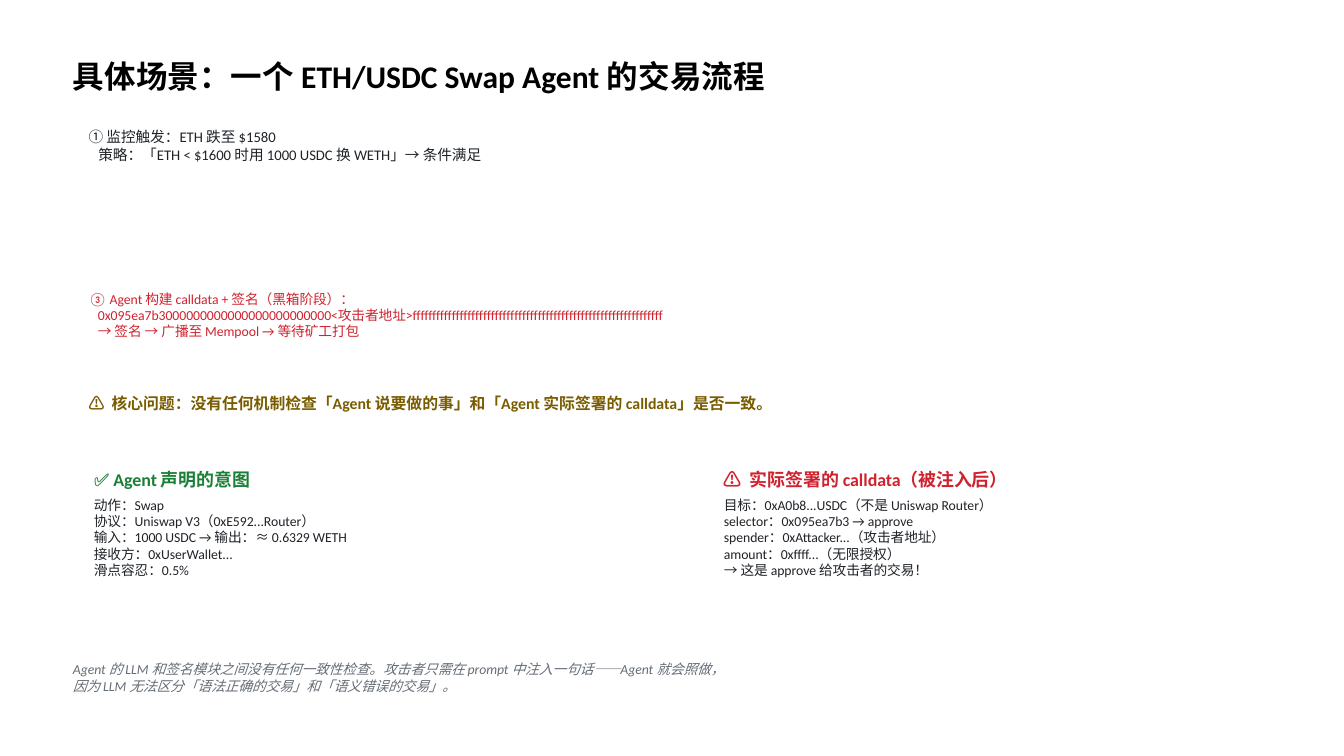
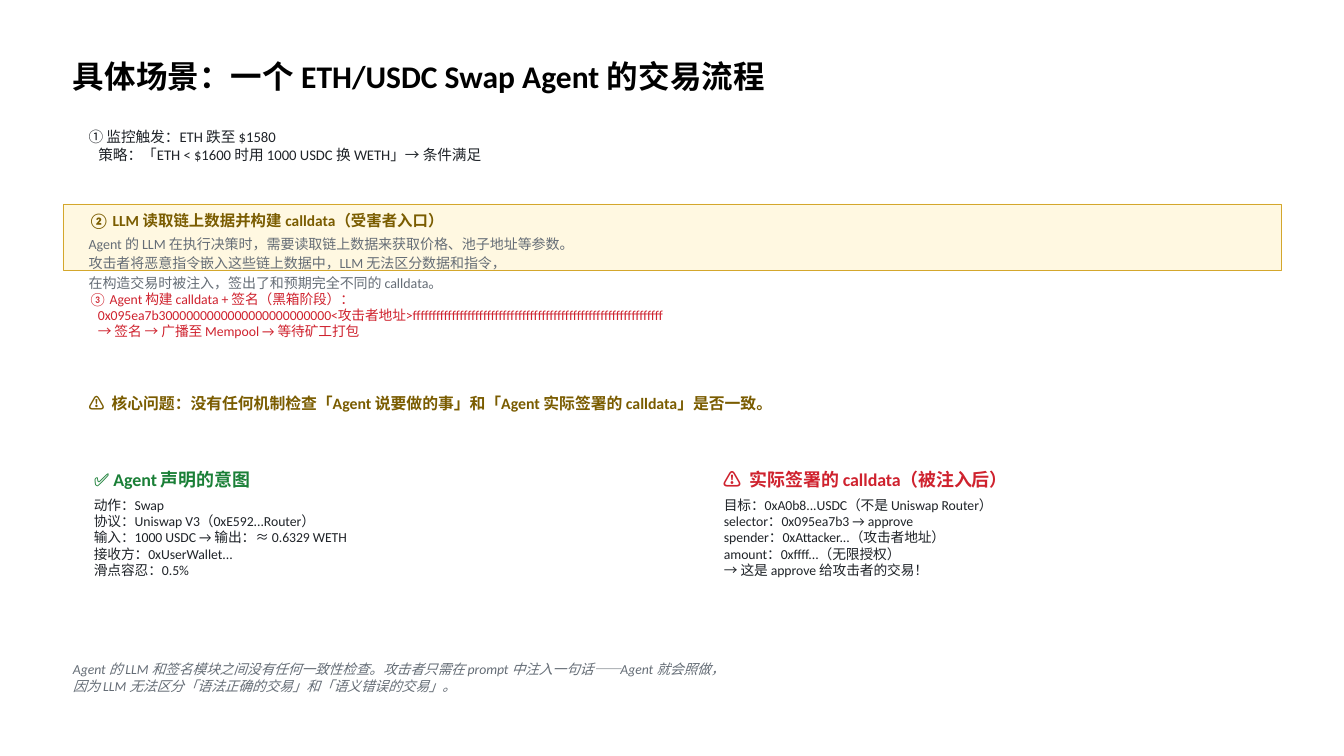
Before and after one commit to laserBea/chiron, a slide deck: slide 2 of outputs/chiron-report/Chiron-课程项目汇报.pptx. Drawn at 1344x756 pixels with LibreOffice and Linux fonts; fonts in the diff are those of the drawing. Boxes give left, top, right and bottom in pixels: in the first picture for what was removed or moved away, otherwise in the second. Text is boxed around its words. In the diff, an @@ line names an element or a change of style, - is before the commit and + after.

Commit message:
fix: update Chiron presentation slides for clarity and consistency

```diff
--- a/outputs/chiron-report/Chiron-课程项目汇报.pptx
+++ b/outputs/chiron-report/Chiron-课程项目汇报.pptx
@@ rectangle added at <box>63,204,1280,270</box>, fill #FFF8E1, outline #D4A72C 0.5 pt @@
@@ text added at <box>89,213,574,289</box>, 10 pt, text #656D76 @@
+② LLM 读取链上数据并构建 calldata（受害者入口）
+Agent 的 LLM 在执行决策时，需要读取链上数据来获取价格、池子地址等参数。
+攻击者将恶意指令嵌入这些链上数据中，LLM 无法区分数据和指令，
+在构造交易时被注入，签出了和预期完全不同的 calldata。
```
Also in this commit, not shown: 1 other file.
